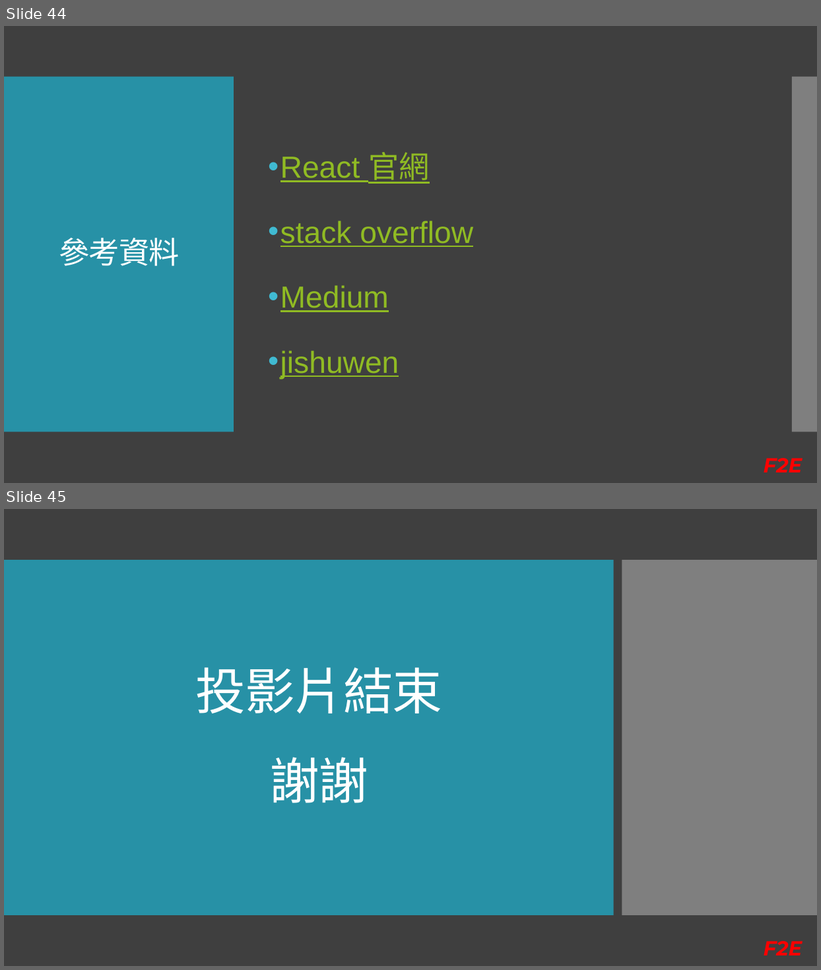
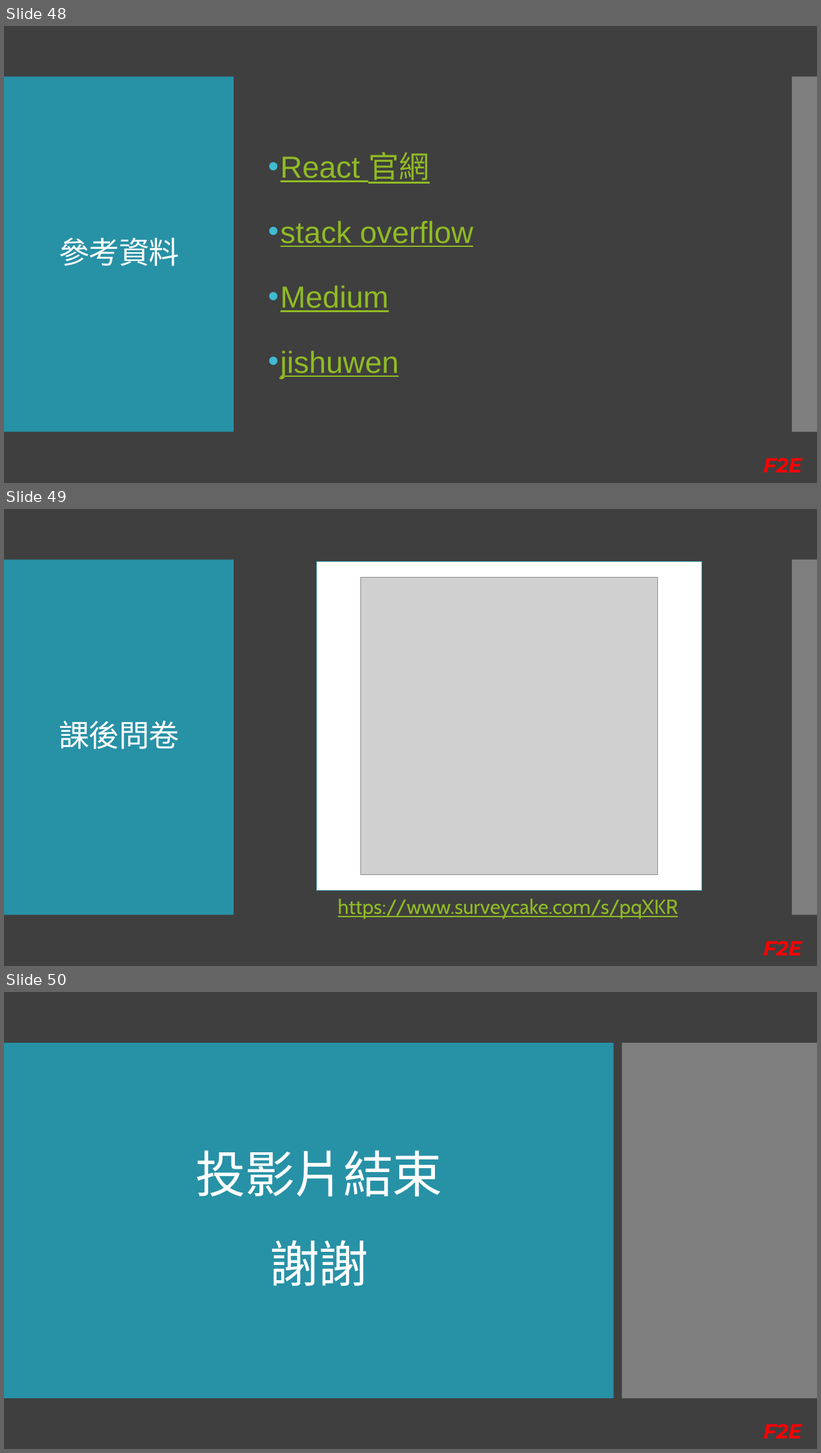
Before and after one commit to Kader-coder/React-Hooks, a slide deck: PPT/React Hooks &.pptx. Shown one above the other, each under a label of ours: slides 44 and 45 before the commit, slides 48, 49 and 50 after it. The pictures are 821x970 and 821x1453 pixels, drawn with LibreOffice and Linux fonts; fonts in the diff are those of the drawing; grey boxes stand for pictures. Boxes give left, top, right and bottom in pixels: in the first picture for what was removed or moved away, otherwise in the second. Text is boxed around its words. In the diff, an @@ line names an element or a change of style, - is before the commit and + after.

```diff
--- a/PPT/React Hooks &.pptx
+++ b/PPT/React Hooks &.pptx
@@ slide 49 added at (4,509,817,966), background #3F3F3F; not listed: 3 template elements that a slide beside it also shows @@
@@ rectangle added at (317,561,702,891), fill #FFFFFF, outline #2F8A9B 0.85 pt @@
@@ picture added at (361,578,659,875) @@
@@ title added at (59,721,179,749), 36 pt, text #FFFFFF @@
+課後問卷
@@ text added at (338,899,679,919), 24 pt, text #90BB23, underline @@
+https://www.surveycake.com/s/pqXKR
@@ what was slide 44 is now slide 48 @@
@@ what was slide 45 is now slide 50 @@
```
Also in this commit, not shown: 8 slides changed, 5 other slides added, 1 slide removed.
